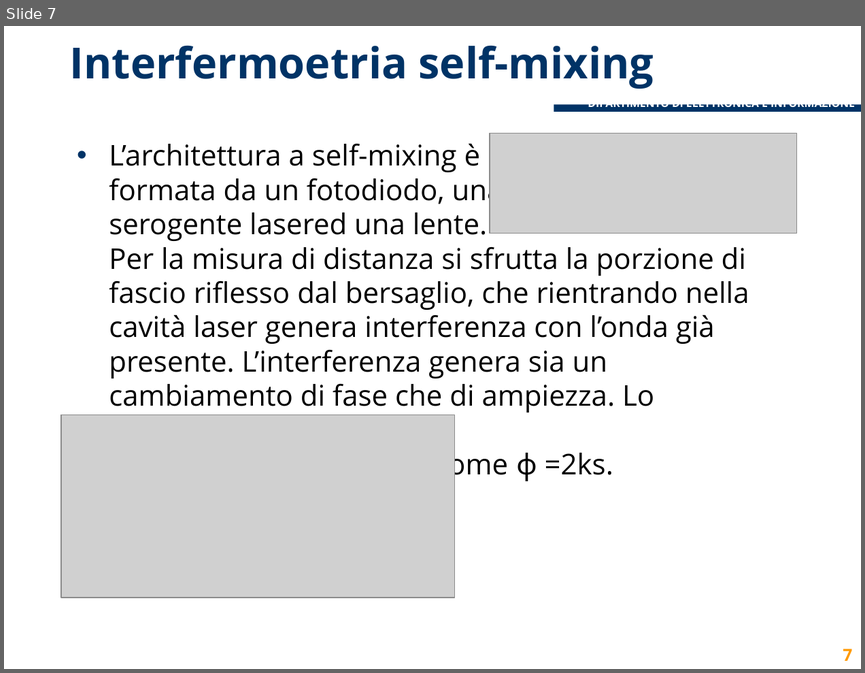
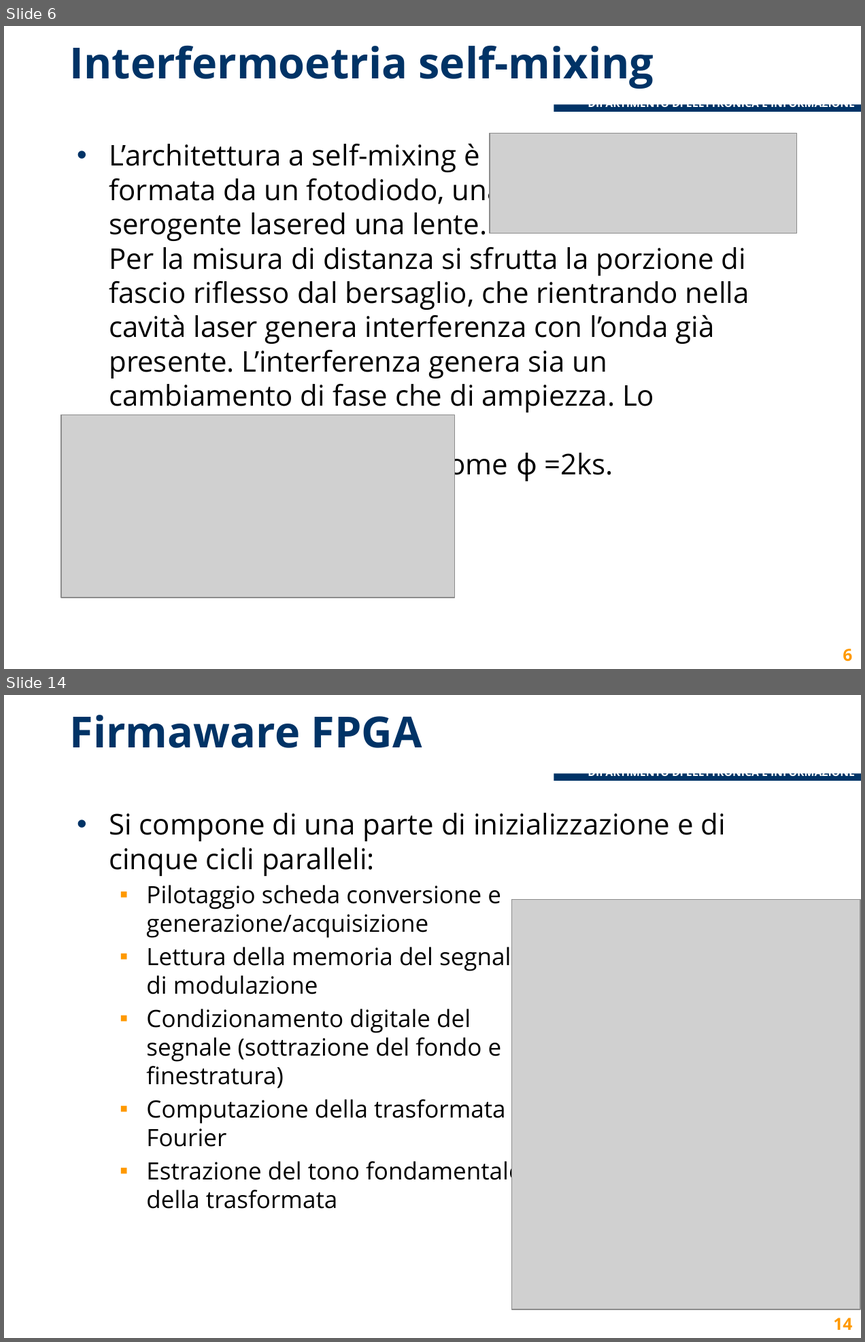
Before and after one commit to lcavagnispolimi/thesis_latex, a slide deck: Presentazione standard2.pptx. Shown one above the other, each under a label of ours: slide 7 before the commit, slides 6 and 14 after it; the slides between them are not shown. The pictures are 865x673 and 865x1342 pixels, drawn with LibreOffice and Linux fonts; fonts in the diff are those of the drawing; grey boxes stand for pictures; background and template pictures are left out. Boxes give left, top, right and bottom in pixels: in the first picture for what was removed or moved away, otherwise in the second. Text is boxed around its words. In the diff, an @@ line names an element or a change of style, - is before the commit and + after.

```diff
--- a/Presentazione standard2.pptx
+++ b/Presentazione standard2.pptx
@@ slide 14 added at (4,695,861,1338), background #FFFFFF; not listed: 2 template elements that a slide beside it also shows @@
@@ title added at (70,715,422,748), 36 pt, text #003366, bold @@
+Firmaware FPGA
@@ text added at (109,813,725,1208), 20 pt, text #000000 @@
+• Si compone di una parte di inizializzazione e di cinque cicli paralleli:
+  ▪ Pilotaggio scheda conversione e
+    generazione/acquisizione
+  ▪ Lettura della memoria del segnale
+    di modulazione
+  ▪ Condizionamento digitale del
+    segnale (sottrazione del fondo e
+    finestratura)
+  ▪ Computazione della trasformata di
+    Fourier
+  ▪ Estrazione del tono fondamentale
+    della trasformata
@@ picture added at (512,900,861,1309) @@
@@ page number added at (833,1317,852,1329), 14 pt, text #FF9900, bold @@
+14
@@ what was slide 7 is now slide 6 @@
@@ page number at (842,648,852,661): text changed @@
-7
+6
```
Also in this commit, not shown: 2 slides changed, 13 other slides added, 1 other file.
